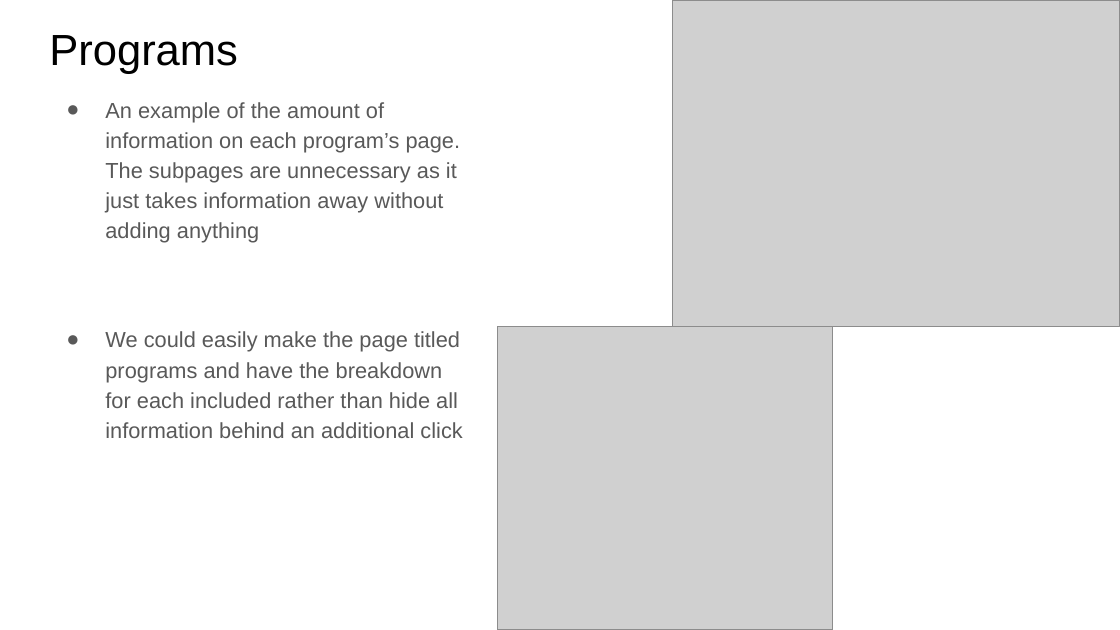
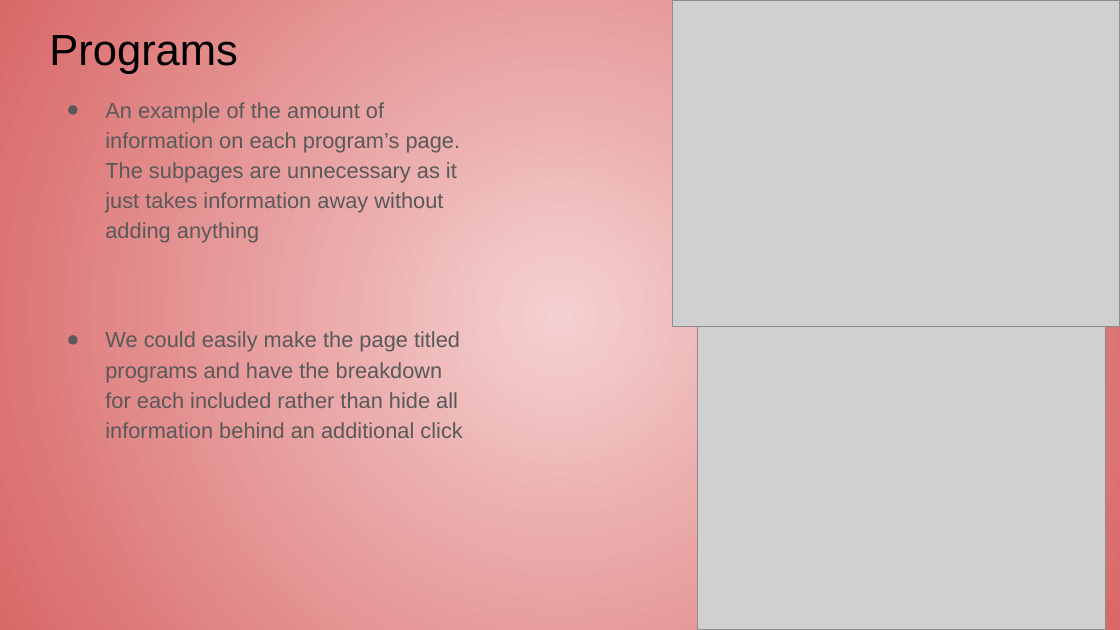
Before and after one commit to AveryCameronUofR/ENSE-374, a slide deck: slide 13 of Milestone 2/ENSE 374 Milestone 2.pptx. Drawn at 1120x630 pixels with LibreOffice and Linux fonts; fonts in the diff are those of the drawing; grey boxes stand for pictures. Boxes give left, top, right and bottom in pixels: in the first picture for what was removed or moved away, otherwise in the second. Text is boxed around its words. In the diff, an @@ line names an element or a change of style, - is before the commit and + after.

```diff
--- a/Milestone 2/ENSE 374 Milestone 2.pptx
+++ b/Milestone 2/ENSE 374 Milestone 2.pptx
@@ background #FFFFFF to gradient #F5D0D0 to #D96868 @@
@@ picture: place and size @@
-picture at <box>497,327,832,630</box>
+picture at <box>698,327,1105,630</box>
```
Also in this commit, not shown: 16 other slides changed.
